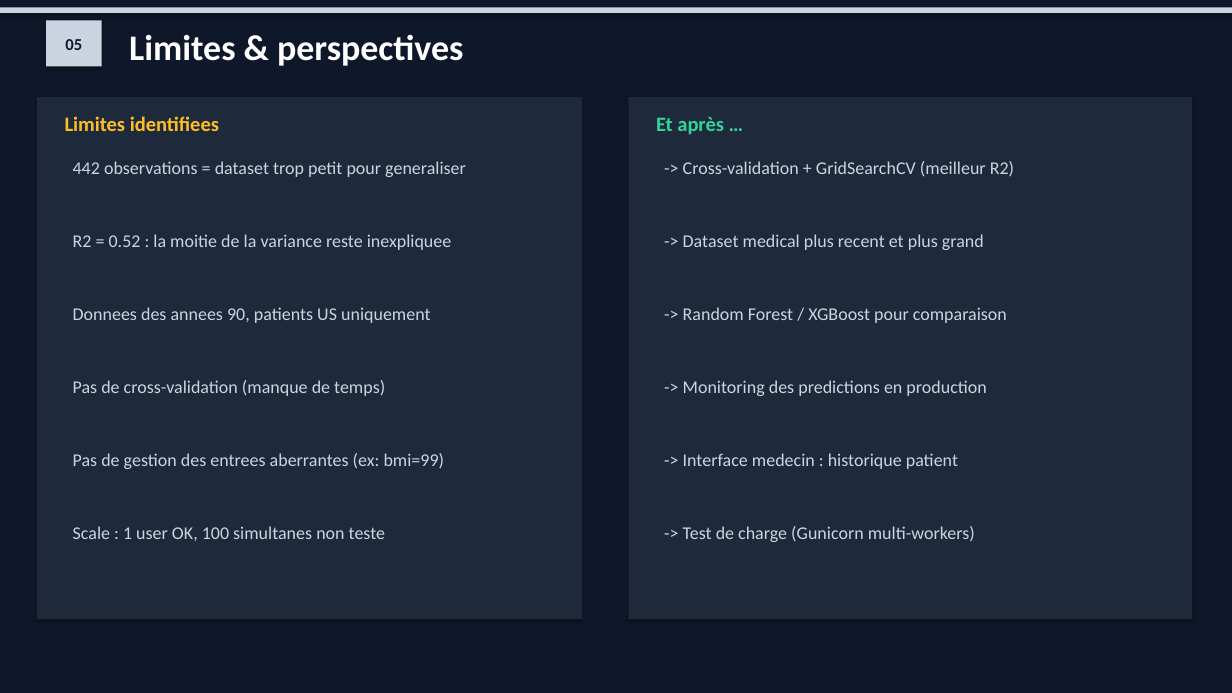
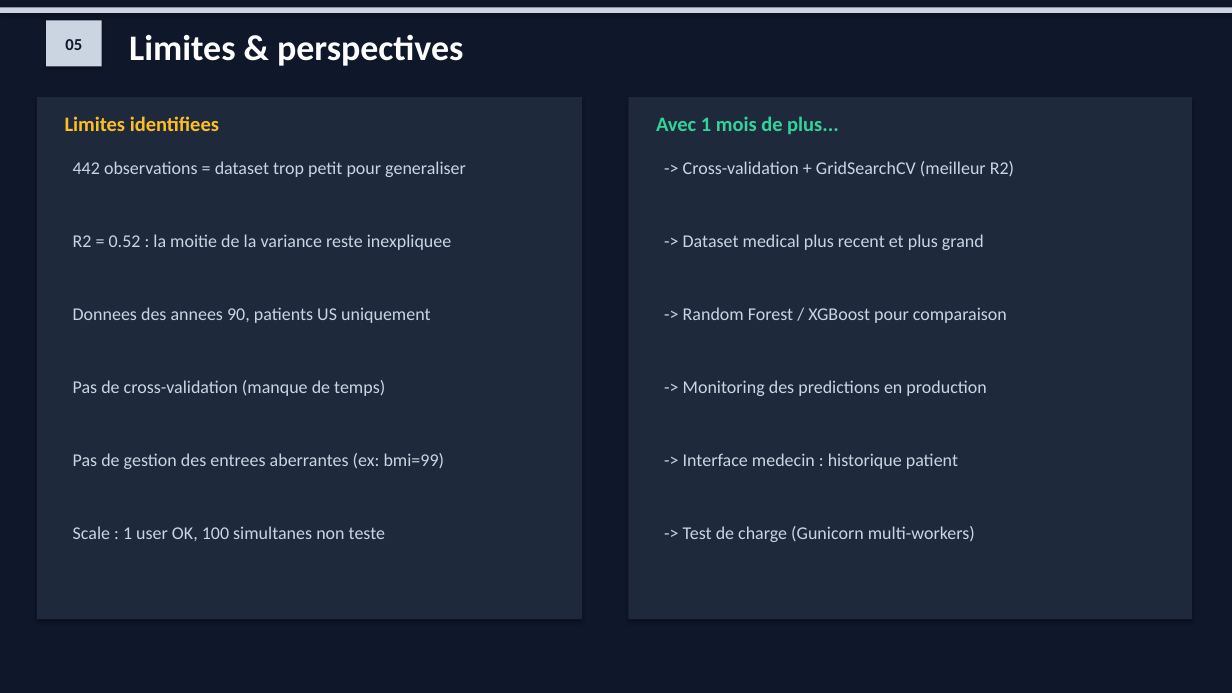
Before and after one commit to driri85/data-ia-claude, a slide deck: slide 7 of soutenance-b3-data-ia.pptx. Drawn at 1232x693 pixels with LibreOffice and Linux fonts; fonts in the diff are those of the drawing. Boxes give left, top, right and bottom in pixels: in the first picture for what was removed or moved away, otherwise in the second. Text is boxed around its words. In the diff, an @@ line names an element or a change of style, - is before the commit and + after.

```diff
--- a/soutenance-b3-data-ia.pptx
+++ b/soutenance-b3-data-ia.pptx
@@ text at bbox=[656, 116, 839, 134]: text changed @@
-Et après …
+Avec 1 mois de plus...
```
Also in this commit, not shown: 5 other slides changed.
